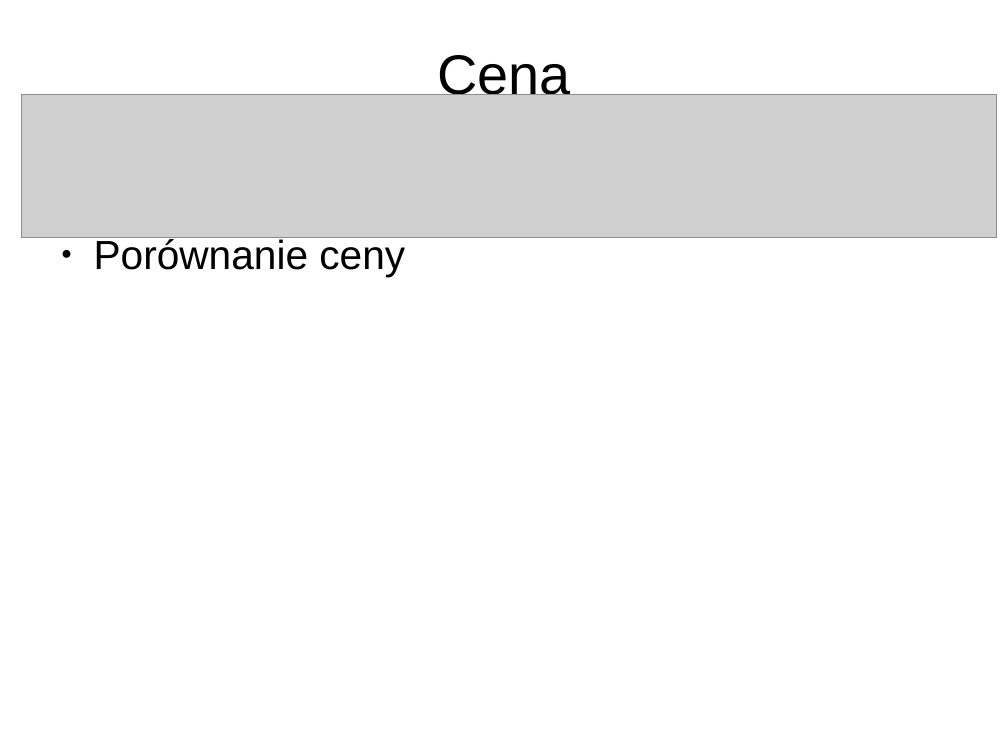
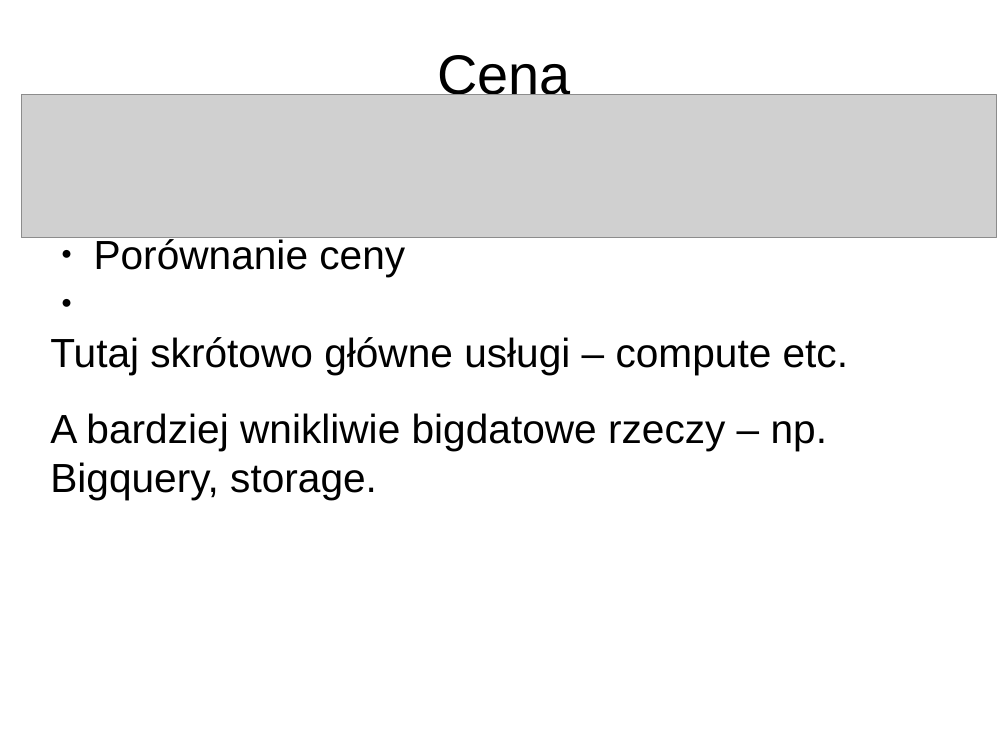
Before and after one commit to macgemini/cloudml, a slide deck: slide 5 of prezentacja/dswbiznesie.pptx. Drawn at 1008x756 pixels with LibreOffice and Linux fonts; fonts in the diff are those of the drawing; grey boxes stand for pictures. Boxes give left, top, right and bottom in pixels: in the first picture for what was removed or moved away, otherwise in the second. Text is boxed around its words. In the diff, an @@ line names an element or a change of style, - is before the commit and + after.

```diff
--- a/prezentacja/dswbiznesie.pptx
+++ b/prezentacja/dswbiznesie.pptx
@@ text at (50,337,848,499): paragraphs added @@
+Tutaj skrótowo główne usługi – compute etc.
+A bardziej wnikliwie bigdatowe rzeczy – np. Bigquery, storage.
```
Also in this commit, not shown: 3 other slides changed, 1 other file.
